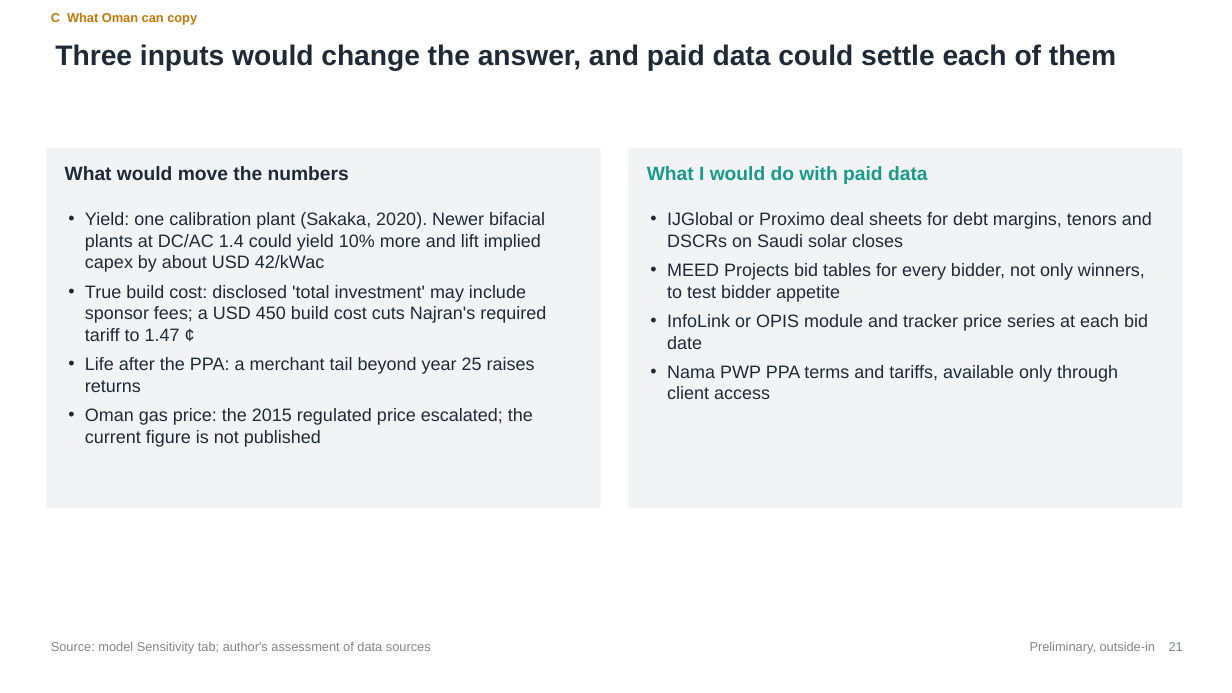
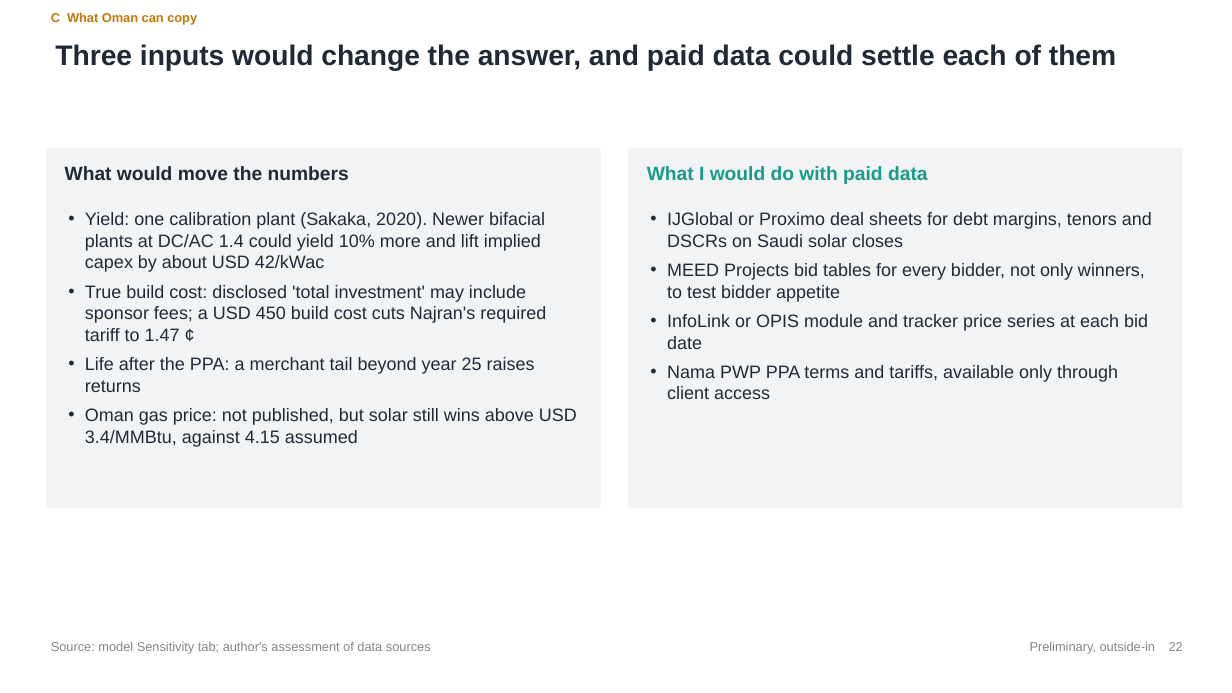
Before and after one commit to nightraven4545/Gulf-Solar, a slide deck: slide 22 of deck/NREP_Tariff_Replicability.pptx (slide 21 before the commit). Drawn at 1232x693 pixels with LibreOffice and Linux fonts; fonts in the diff are those of the drawing. Boxes give left, top, right and bottom in pixels: in the first picture for what was removed or moved away, otherwise in the second. Text is boxed around its words. In the diff, an @@ line names an element or a change of style, - is before the commit and + after.

Commit message:
Add the Round 7 forecast slide and Oman's track record to the deck and docs

```diff
--- a/deck/NREP_Tariff_Replicability.pptx
+++ b/deck/NREP_Tariff_Replicability.pptx
@@ text at [85, 408, 577, 447]: text changed @@
-• Oman gas price: the 2015 regulated price escalated; the current figure is not published
+• Oman gas price: not published, but solar still wins above USD 3.4/MMBtu, against 4.15 assumed
@@ text at [1169, 642, 1183, 651]: text changed @@
-21
+22
```
Also in this commit, not shown: 12 other slides changed, 1 slide added, 7 other files.
